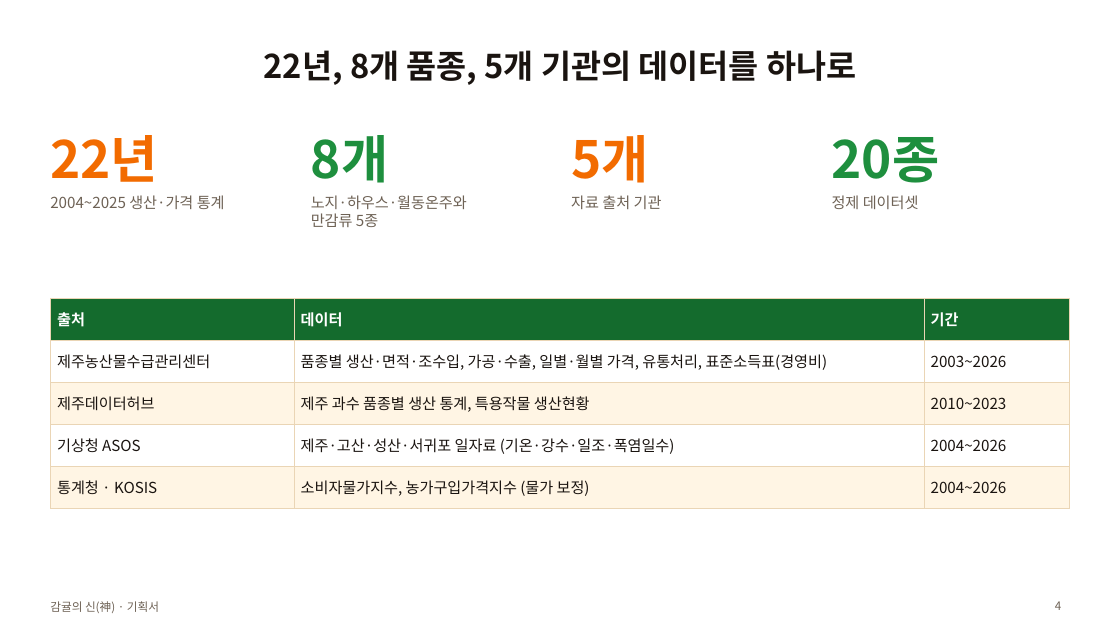
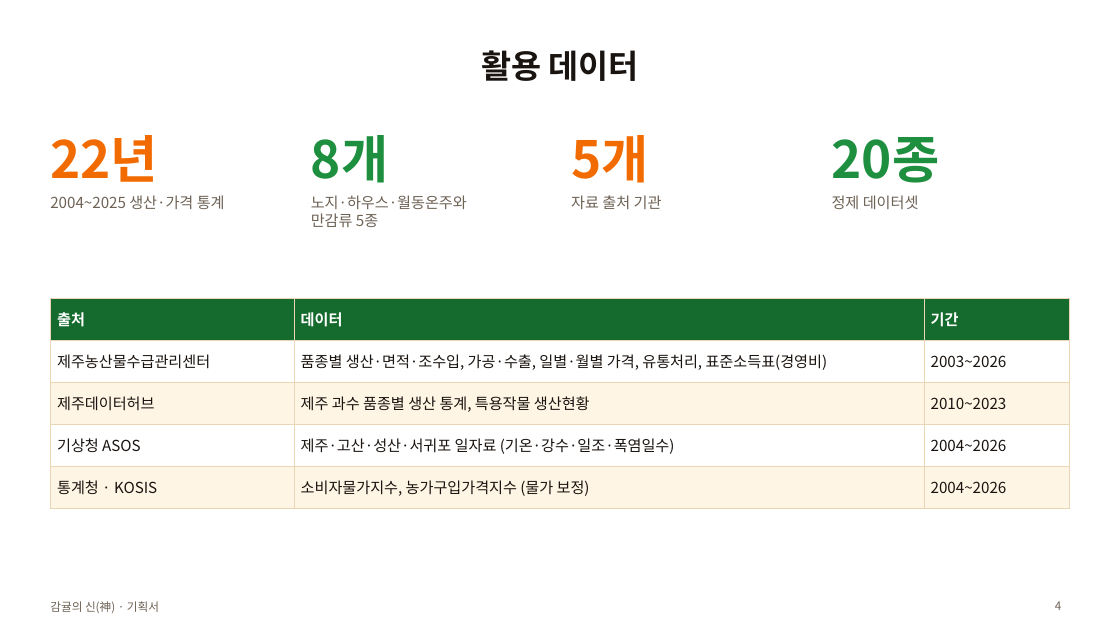
Before and after one commit to Jeju-Citrus-Analysis-Agent/Citrus-Analysis, a slide deck: slide 4 of docs/submission/00_기획서.pptx. Drawn at 1120x630 pixels with LibreOffice and Linux fonts; fonts in the diff are those of the drawing. Boxes give left, top, right and bottom in pixels: in the first picture for what was removed or moved away, otherwise in the second. Text is boxed around its words. In the diff, an @@ line names an element or a change of style, - is before the commit and + after.

```diff
--- a/docs/submission/00_기획서.pptx
+++ b/docs/submission/00_기획서.pptx
@@ title at [481, 50, 639, 81]: text changed @@
-22년, 8개 품종, 5개 기관의 데이터를 하나로
+활용 데이터
```
Also in this commit, not shown: 13 other slides changed, 8 other files.
